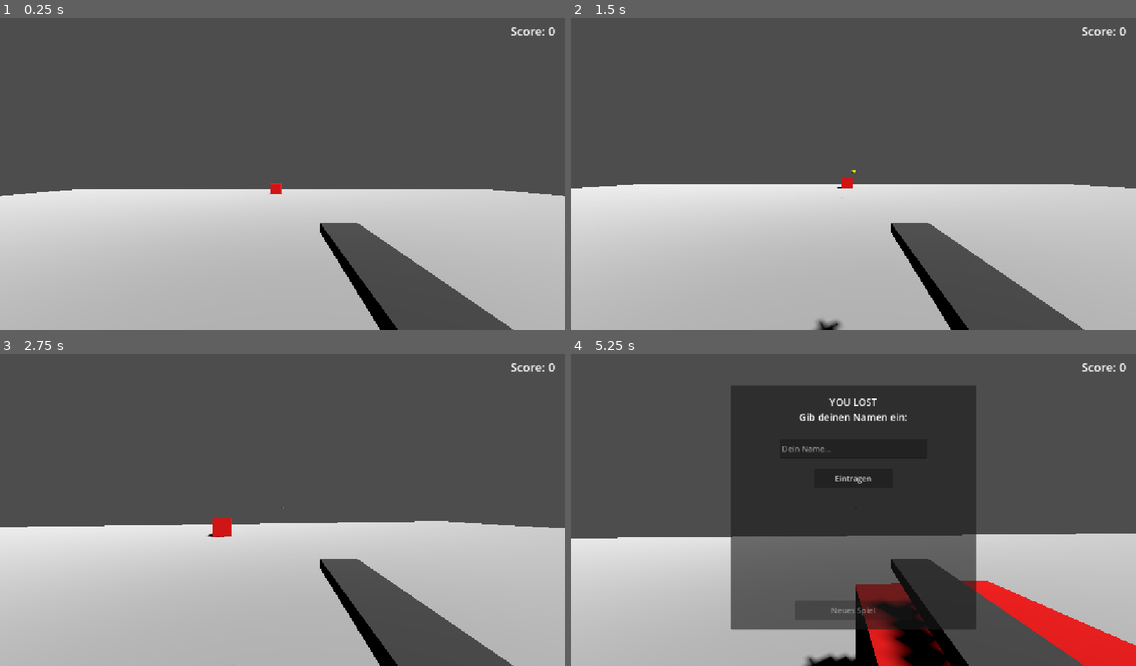
Above: before the commit, frames 1-4 (two rows, left to right).
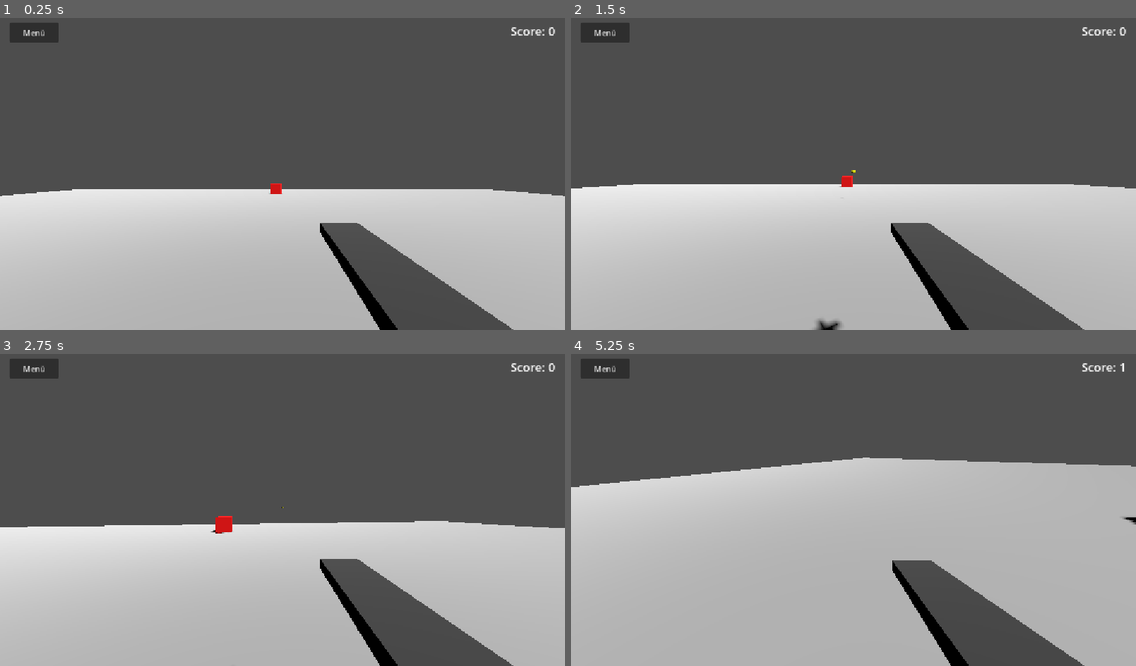
Above: after the commit, the same moments.

Repository: stephan1675/website
Game: Godot game, scene res://Main.tscn
The game is run twice, just before and just after one commit, with the same random seed, the same clock (stepped at 60 frames per second) and the same inputs.
Inputs (mouse positions are in pixels of both pictures, inside the frame that each line leads up to):
- Up to frame 1 (0.25 s): no input
- Up to frame 2 (1.5 s): click (604, 33) at 0.5 s, where only the run after the commit has a clickable "Menü"; click (853, 170) at 1.25 s, where only the run after the commit has a clickable "Weiter"
- Up to frame 3 (2.75 s): tap Enter at 2 s; move the mouse to (310, 506) at 2.02 s; hold W (move_forward) from 2.03 s (still down); click (310, 506) at 2.1 s
- Up to frame 4 (5.25 s): move the mouse to (825, 510) at 2.77 s; click (825, 510) at 2.85 s; move the mouse to (864, 500) at 3.52 s; click (864, 500) at 3.6 s; release W (move_forward) at 4.25 s; drag from (825, 572) to (684, 460) at 4.27 s; move the mouse to (1023, 553) at 5.02 s; hold A (move_left) from 5.03 s (still down); click (1023, 553) at 5.1 s

The runs differ from the first frame. In frame 1, 0.5% of the frame differs, in the area x 1-11%, y 1-8%; in frame 2, 0.5%; in frame 3, 0.6%; in frame 4, 55%, in the area x 0-100%, y 1-100%.

Commit message:
fix: Spawner restart bug and implement Pause Menu with PC/Mobile support

Diff:
--- a/godot_shooter/Enemy.gd
+++ b/godot_shooter/Enemy.gd
@@ -2,6 +2,9 @@
 
 var speed = 2.0
 @onready var player = get_node("../Player")
+
+func _ready():
+	process_mode = PROCESS_MODE_PAUSABLE
 
 func _physics_process(delta):
 	if get_parent().game_over_state:
--- a/godot_shooter/Main.gd
+++ b/godot_shooter/Main.gd
@@ -5,6 +5,7 @@
 var current_speed = 0.0
 var game_over_state = false
 var enemy_count = 5
+var is_paused = false
 
 @onready var player = $Player
 @onready var score_text = $UI/ScoreText
@@ -14,6 +15,11 @@
 @onready var submit_button = $UI/GameOverPanel/SubmitButton
 @onready var restart_button = $UI/GameOverPanel/RestartButton
 
+@onready var pause_button = $UI/PauseButton
+@onready var pause_panel = $UI/PausePanel
+@onready var resume_button = $UI/PausePanel/ResumeButton
+@onready var quit_button = $UI/PausePanel/QuitButton
+
 # Audio players
 @onready var sfx_shoot = $SFX/Shoot
 @onready var sfx_hit = $SFX/Hit
@@ -21,13 +27,22 @@
 @onready var sfx_step = $SFX/Step
 
 func _ready():
+	process_mode = PROCESS_MODE_ALWAYS
+	$UI.process_mode = PROCESS_MODE_ALWAYS
+	$Player.process_mode = PROCESS_MODE_PAUSABLE
+	$Ground.process_mode = PROCESS_MODE_PAUSABLE
+	$SFX.process_mode = PROCESS_MODE_PAUSABLE
+
 	randomize()
 	submit_button.pressed.connect(submit_score)
 	restart_button.pressed.connect(restart_game)
+	pause_button.pressed.connect(toggle_pause)
+	resume_button.pressed.connect(toggle_pause)
+	quit_button.pressed.connect(quit_game)
 	restart_game()
 
 func _physics_process(delta):
-	if game_over_state: return
+	if game_over_state or get_tree().paused: return
 
 	elapsed_time += delta
 	if elapsed_time < 1.0:
@@ -87,7 +102,8 @@
 	# Show mouse on PC
 	Input.mouse_mode = Input.MOUSE_MODE_VISIBLE
 
-	# Show game over UI panel
+	# Hide pause button and show game over UI panel
+	if pause_button: pause_button.hide()
 	game_over_panel.show()
 	name_input.editable = true
 	submit_button.disabled = false
@@ -107,9 +123,10 @@
 	restart_button.disabled = false
 
 func restart_game():
-	# Clear active enemies
+	# Clear active enemies immediately from the group so respawn doesn't count them
 	var active_enemies = get_tree().get_nodes_in_group("enemies")
 	for enemy in active_enemies:
+		enemy.remove_from_group("enemies")
 		enemy.queue_free()
 
 	# Reset state
@@ -118,6 +135,8 @@
 	current_speed = 0.0
 	game_over_state = false
 	score_text.text = "Score: 0"
+	is_paused = false
+	get_tree().paused = false
 
 	# Reset player position
 	if player:
@@ -126,8 +145,10 @@
 		if OS.get_name() != "Android" and OS.get_name() != "iOS":
 			Input.mouse_mode = Input.MOUSE_MODE_CAPTURED
 
-	# Hide Game Over overlay
+	# Hide UI overlays
 	game_over_panel.hide()
+	if pause_panel: pause_panel.hide()
+	if pause_button: pause_button.show()
 
 	# Respawn
 	call_deferred("respawn_enemies")
@@ -145,3 +166,22 @@
 
 func quit_game():
 	get_tree().quit()
+
+func _unhandled_input(event):
+	if event.is_action_pressed("ui_cancel"):
+		if not game_over_state:
+			toggle_pause()
+
+func toggle_pause():
+	is_paused = not is_paused
+	get_tree().paused = is_paused
+
+	if is_paused:
+		Input.mouse_mode = Input.MOUSE_MODE_VISIBLE
+		pause_panel.show()
+		pause_button.hide()
+	else:
+		if OS.get_name() != "Android" and OS.get_name() != "iOS":
+			Input.mouse_mode = Input.MOUSE_MODE_CAPTURED
+		pause_panel.hide()
+		pause_button.show()
--- a/godot_shooter/Main.tscn
+++ b/godot_shooter/Main.tscn
@@ -141,6 +141,71 @@
 grow_vertical = 0
 text = "Neues Spiel"
 
+[node name="PauseButton" type="Button" parent="UI"]
+offset_left = 20.0
+offset_top = 20.0
+offset_right = 120.0
+offset_bottom = 60.0
+text = "Menü"
+
+[node name="PausePanel" type="Panel" parent="UI"]
+visible = false
+anchors_preset = 8
+anchor_left = 0.5
+anchor_top = 0.5
+anchor_right = 0.5
+anchor_bottom = 0.5
+offset_left = -150.0
+offset_top = -100.0
+offset_right = 150.0
+offset_bottom = 100.0
+grow_horizontal = 2
+grow_vertical = 2
+
+[node name="TitleText" type="Label" parent="UI/PausePanel"]
+layout_mode = 1
+anchors_preset = 5
+anchor_left = 0.5
+anchor_right = 0.5
+offset_left = -100.0
+offset_top = 20.0
+offset_right = 100.0
+offset_bottom = 60.0
+grow_horizontal = 2
+theme_override_font_sizes/font_size = 24
+text = "PAUSE"
+horizontal_alignment = 1
+
+[node name="ResumeButton" type="Button" parent="UI/PausePanel"]
+layout_mode = 1
+anchors_preset = 8
+anchor_left = 0.5
+anchor_top = 0.5
+anchor_right = 0.5
+anchor_bottom = 0.5
+offset_left = -80.0
+offset_top = -20.0
+offset_right = 80.0
+offset_bottom = 20.0
+grow_horizontal = 2
+grow_vertical = 2
+text = "Weiter"
+
+[node name="QuitButton" type="Button" parent="UI/PausePanel"]
+layout_mode = 1
+anchors_preset = 7
+anchor_left = 0.5
+anchor_top = 1.0
+anchor_right = 0.5
+anchor_bottom = 1.0
+offset_left = -80.0
+offset_top = -50.0
+offset_right = 80.0
+offset_bottom = -10.0
+grow_horizontal = 2
+grow_vertical = 0
+text = "Beenden"
+
 [node name="SFX" type="Node" parent="."]
 
 [node name="Shoot" type="AudioStreamPlayer" parent="SFX"]
--- a/godot_shooter/Player.gd
+++ b/godot_shooter/Player.gd
@@ -33,6 +33,7 @@
 		InputMap.action_add_event(action_name, event)
 
 func _ready():
+	process_mode = PROCESS_MODE_PAUSABLE
 	# Mouse lock by default on desktop
 	if OS.get_name() != "Android" and OS.get_name() != "iOS":
 		Input.mouse_mode = Input.MOUSE_MODE_CAPTURED
--- a/godot_shooter/Projectile.gd
+++ b/godot_shooter/Projectile.gd
@@ -5,6 +5,7 @@
 var lifetime = 2.0
 
 func _ready():
+	process_mode = PROCESS_MODE_PAUSABLE
 	body_entered.connect(_on_body_entered)
 
 func _physics_process(delta):
--- a/godot_shooter/project.godot
+++ b/godot_shooter/project.godot
@@ -1,21 +1,34 @@
 ; Engine configuration file.
+; It's best edited using the editor UI and not directly,
+; since the parameters that go here are not all obvious.
+;
+; Format:
+;   [section] ; section goes between []
+;   param=value ; assign values to parameters
+
 config_version=5
 
+[animation]
+
+compatibility/default_parent_skeleton_in_mesh_instance_3d=true
+
 [application]
+
 config/name="Godot Shooter 3D"
 run/main_scene="res://Main.tscn"
-config/features=PackedStringArray("4.2", "Mobile")
+config/features=PackedStringArray("4.7", "Mobile")
 
 [autoload]
+
 Highscores="*res://Highscores.gd"
 
 [display]
-window/size/viewport_width=1152
-window/size/viewport_height=648
+
 window/stretch/mode="canvas_items"
 window/stretch/aspect="expand"
 window/handheld/orientation=1
 
 [rendering]
+
+textures/vram_compression/import_etc2_astc=true
 renderer/renderer_name="mobile"
-textures/vram_compression/import_etc2_astc=true
Not shown, added: godot_shooter/Enemy.gd.uid
Not shown, added: godot_shooter/Highscores.gd.uid
Not shown, added: godot_shooter/Main.gd.uid
Not shown, added: godot_shooter/Player.gd.uid
Not shown, added: godot_shooter/Projectile.gd.uid
Not shown, added: godot_shooter/die-sound.wav.import
Not shown, added: godot_shooter/explode5.ogg.import
Not shown, added: godot_shooter/shoot1.wav.import
Not shown, added: godot_shooter/step5.wav.import
Not shown, added: godot_shooter/.gitignore
